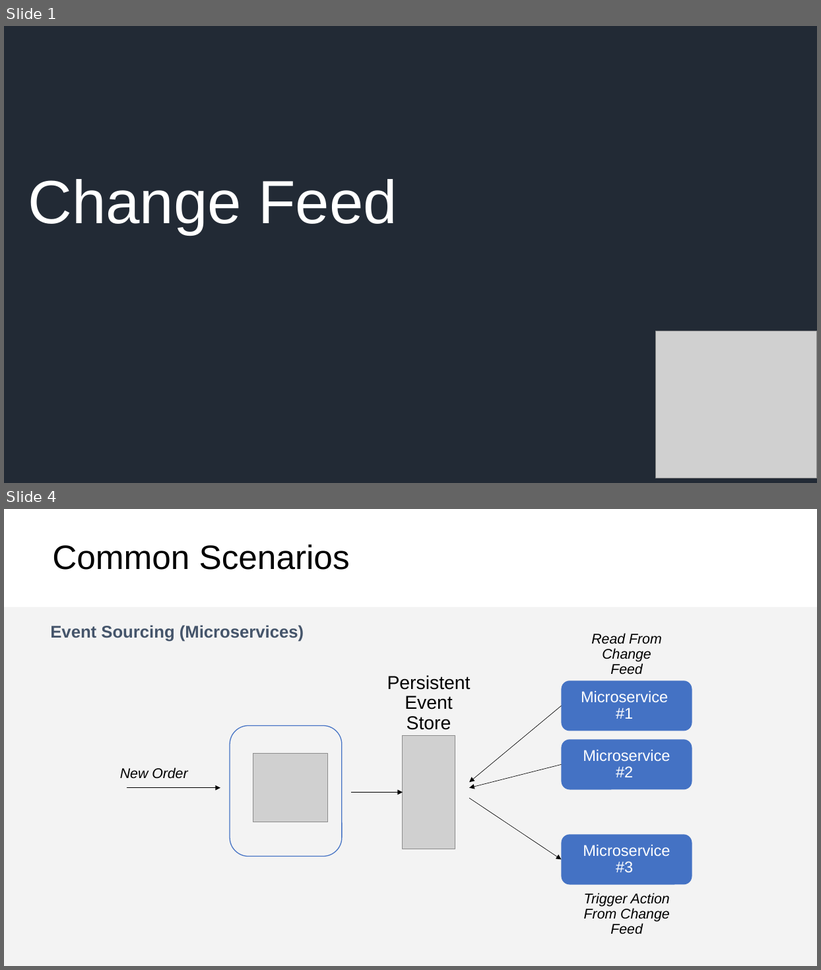
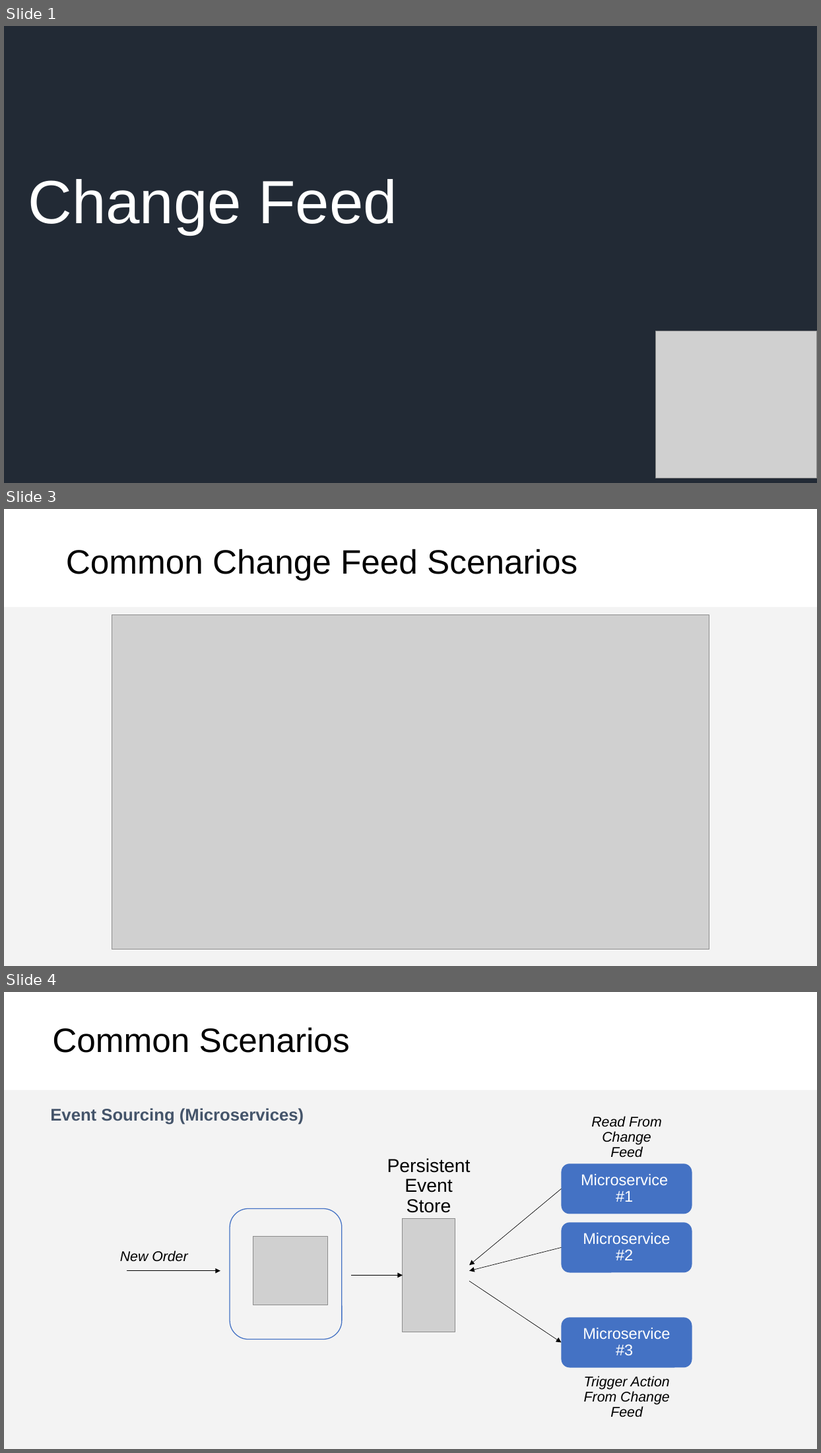
Before and after one commit to CosmosDB/labs, a slide deck: decks/Change-Feed.pptx. Shown one above the other, each under a label of ours: slides 1 and 4 before the commit, slides 1, 3 and 4 after it; the slides between them are not shown. The pictures are 821x970 and 821x1453 pixels, drawn with LibreOffice and Linux fonts; fonts in the diff are those of the drawing; grey boxes stand for pictures. Boxes give left, top, right and bottom in pixels: in the first picture for what was removed or moved away, otherwise in the second. Text is boxed around its words. In the diff, an @@ line names an element or a change of style, - is before the commit and + after.

Commit message:
update change feed ppt

```diff
--- a/decks/Change-Feed.pptx
+++ b/decks/Change-Feed.pptx
@@ slide 3 added at [4, 509, 817, 966], background #FFFFFF; not listed: 1 template element that a slide beside it also shows @@
@@ title added at [66, 549, 578, 580], 40 pt, text #000000 @@
+Common Change Feed Scenarios
@@ picture added at [112, 615, 710, 950] @@
```
Also in this commit, not shown: 8 slides changed, 3 other slides added, 1 slide removed.
